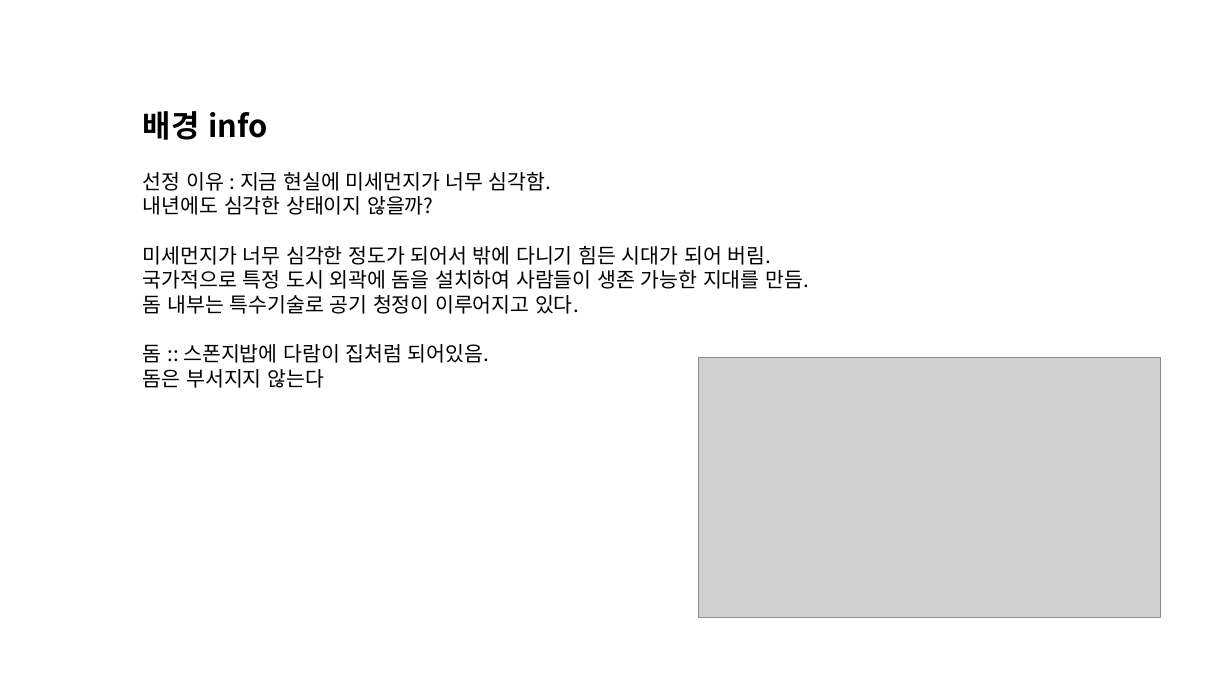
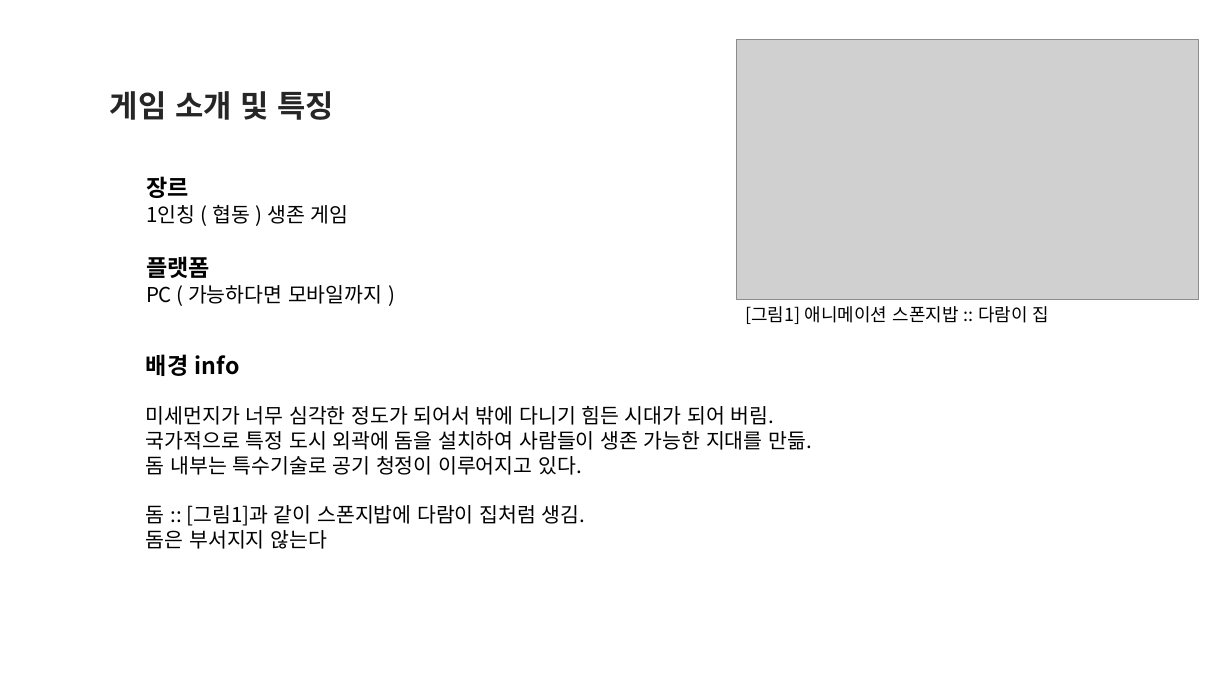
Before and after one commit to goldsun119/Graduation-Project, a slide deck: slide 3 of Document/1122 기획발표자료_01.pptx (slide 5 before the commit). Drawn at 1232x693 pixels with LibreOffice and Linux fonts; fonts in the diff are those of the drawing; grey boxes stand for pictures. Boxes give left, top, right and bottom in pixels: in the first picture for what was removed or moved away, otherwise in the second. Text is boxed around its words. In the diff, an @@ line names an element or a change of style, - is before the commit and + after.

```diff
--- a/Document/1122 기획발표자료_01.pptx
+++ b/Document/1122 기획발표자료_01.pptx
@@ picture: place and size @@
-picture at bbox=[699, 358, 1161, 617]
+picture at bbox=[737, 40, 1199, 299]
@@ text added at bbox=[110, 91, 334, 120], 24 pt, text #262626, bold @@
+게임 소개 및 특징
@@ text at bbox=[143, 172, 551, 215]: paragraphs removed @@
-선정 이유 : 지금 현실에 미세먼지가 너무 심각함.
-내년에도 심각한 상태이지 않을까?
@@ text added at bbox=[146, 176, 382, 304], 16 pt, text #000000 @@
+장르
+1인칭 ( 협동 ) 생존 게임
+플랫폼
+PC ( 가능하다면 모바일까지 )
@@ text added at bbox=[745, 306, 1050, 324], 14 pt, text #000000 @@
+[그림1] 애니메이션 스폰지밥 :: 다람이 집
@@ text "배경 info": place and size @@
-text "배경 info" at bbox=[143, 111, 809, 388]
+text "배경 info" at bbox=[146, 354, 812, 549]
@@ text at bbox=[146, 354, 240, 376]: size 24 to 18 pt in "배경 info" @@
@@ text at bbox=[146, 431, 812, 450]: text changed @@
-국가적으로 특정 도시 외곽에 돔을 설치하여 사람들이 생존 가능한 지대를 만듬.
+국가적으로 특정 도시 외곽에 돔을 설치하여 사람들이 생존 가능한 지대를 만듦.
@@ text at bbox=[146, 505, 586, 526]: text changed @@
-돔 :: 스폰지밥에 다람이 집처럼 되어있음.
+돔 :: [그림1]과 같이 스폰지밥에 다람이 집처럼 생김.
```
Also in this commit, not shown: 5 other slides changed, 1 slide removed.
